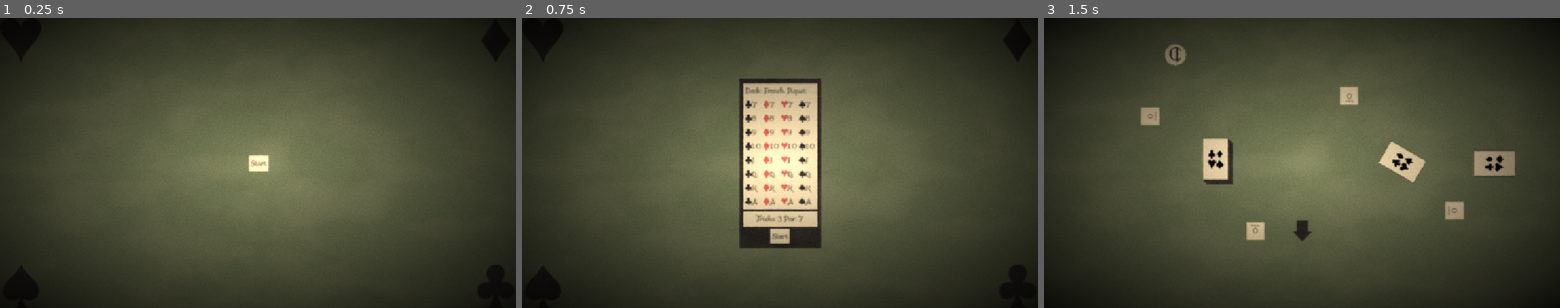
Above: before the commit, frames 1-3 (left to right).
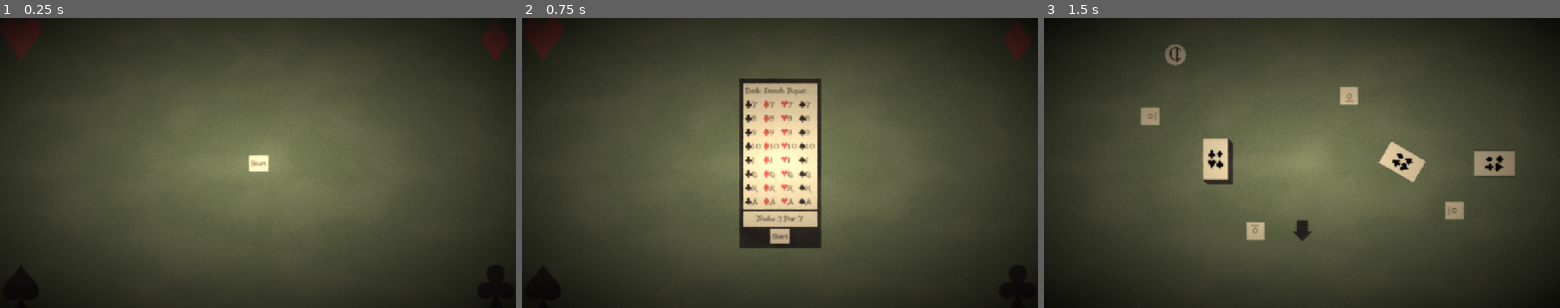
Above: after the commit, the same moments.

Repository: CMurtagh-LGTM/brackeys25.2
Game: Godot game, scene res://Main.tscn
Two runs of this game, one before a commit and one after it. Both use one fixed random seed, a clock stepped at 60 frames per second and the inputs below.
Inputs:
- Up to frame 1 (0.25 s): no input
- Up to frame 2 (0.75 s): click "Start" at 0.5 s
- Up to frame 3 (1.5 s): click "Start" at 1.25 s

The runs differ from the first frame. In frame 1, 1.0% of the frame differs, in the area x 0-99%, y 0-16%; in frame 2, 1.0%; in frame 3, nothing differs.

Commit message:
mainmenu pip colour

Diff:
--- a/Menu/GameOver.tscn
+++ b/Menu/GameOver.tscn
@@ -12,12 +12,12 @@
 [node name="Pips" type="Node2D" parent="."]
 
 [node name="Pip1" type="Sprite2D" parent="Pips"]
-modulate = Color(0.215686, 0.196078, 0.176471, 1)
+modulate = Color(0.862745, 0.392157, 0.352941, 1)
 position = Vector2(46, 49)
 texture = ExtResource("2_r1n58")
 
 [node name="Pip2" type="Sprite2D" parent="Pips"]
-modulate = Color(0.215686, 0.196078, 0.176471, 1)
+modulate = Color(0.862745, 0.392157, 0.352941, 1)
 position = Vector2(1111, 49)
 texture = ExtResource("3_8yngk")
 
--- a/Menu/GamePreview.tscn
+++ b/Menu/GamePreview.tscn
@@ -15,12 +15,12 @@
 [node name="Pips" type="Node2D" parent="."]
 
 [node name="Pip1" type="Sprite2D" parent="Pips"]
-modulate = Color(0.215686, 0.196078, 0.176471, 1)
+modulate = Color(0.862745, 0.392157, 0.352941, 1)
 position = Vector2(46, 49)
 texture = ExtResource("2_pgrey")
 
 [node name="Pip2" type="Sprite2D" parent="Pips"]
-modulate = Color(0.215686, 0.196078, 0.176471, 1)
+modulate = Color(0.862745, 0.392157, 0.352941, 1)
 position = Vector2(1111, 49)
 texture = ExtResource("3_qt7dr")
 
--- a/Menu/MainMenu.tscn
+++ b/Menu/MainMenu.tscn
@@ -12,12 +12,12 @@
 [node name="Pips" type="Node2D" parent="."]
 
 [node name="Pip1" type="Sprite2D" parent="Pips"]
-modulate = Color(0.215686, 0.196078, 0.176471, 1)
+modulate = Color(0.862745, 0.392157, 0.352941, 1)
 position = Vector2(46, 49)
 texture = ExtResource("2_exbqw")
 
 [node name="Pip2" type="Sprite2D" parent="Pips"]
-modulate = Color(0.215686, 0.196078, 0.176471, 1)
+modulate = Color(0.862745, 0.392157, 0.352941, 1)
 position = Vector2(1111, 49)
 texture = ExtResource("3_biqin")
 
